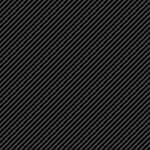
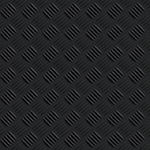
Layered file, before and after one edit (150 x 150). Changes by layer:
hid "Ebene 2" over [0, 0, 150, 150]
showed "Ebene 0" over [0, 0, 150, 150]
hid "Ebene 1" over [0, 0, 150, 150]
